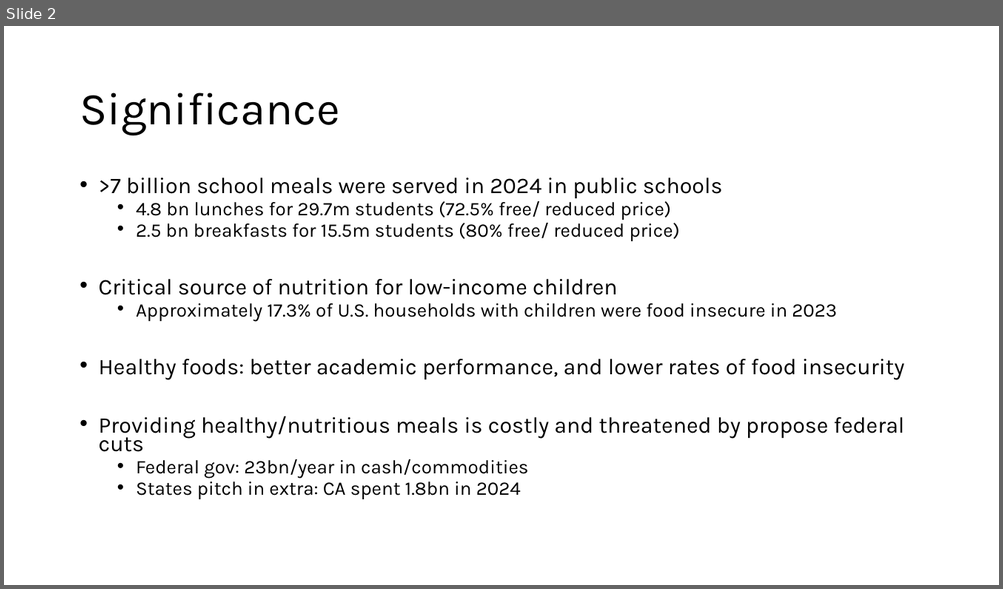
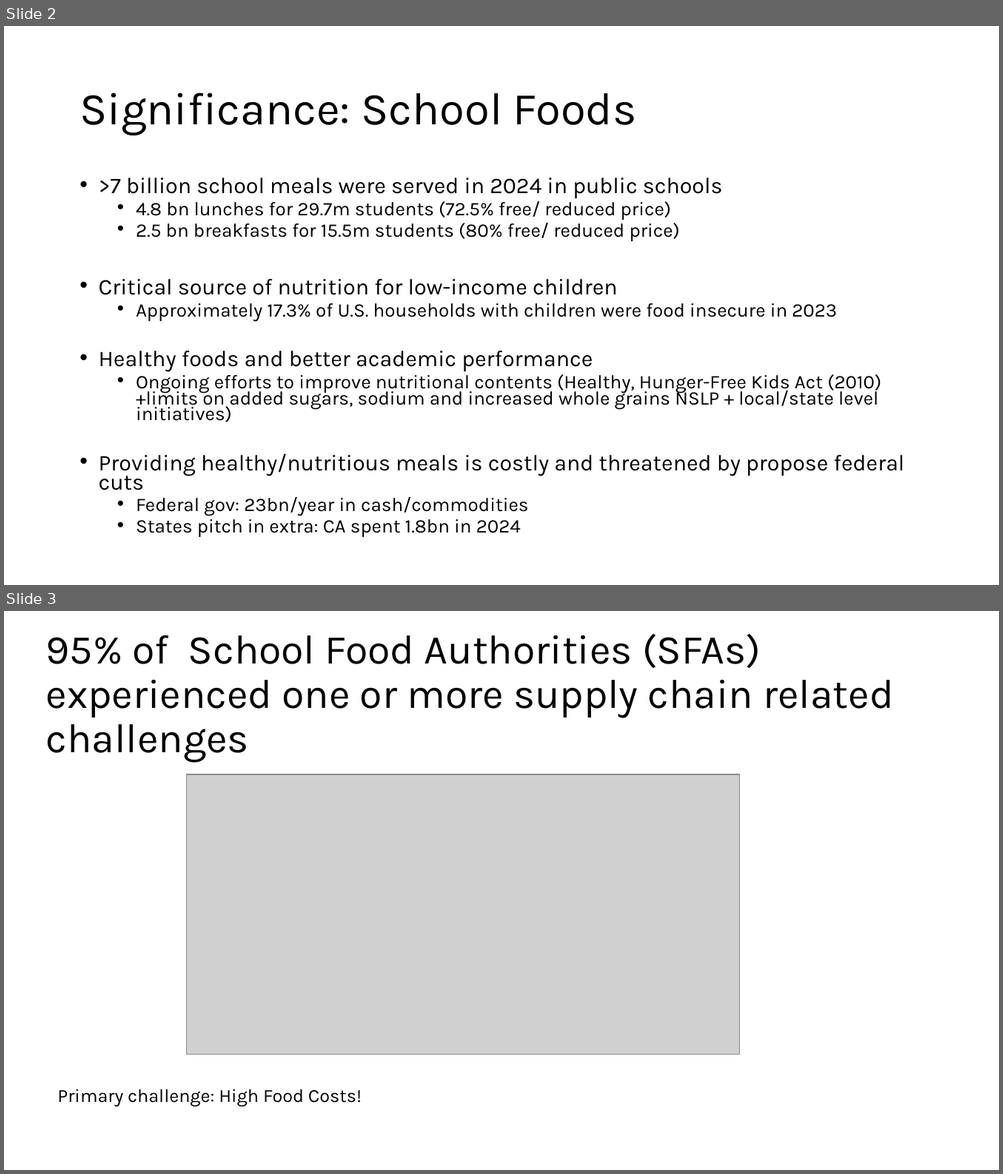
Before and after one commit to darionphan/obesitydata, a slide deck: Slides/SFP.pptx. Shown one above the other, each under a label of ours: slide 2 before the commit, slides 2 and 3 after it. The pictures are 1003x589 and 1003x1174 pixels, drawn with LibreOffice and Linux fonts; fonts in the diff are those of the drawing; grey boxes stand for pictures. Boxes give left, top, right and bottom in pixels: in the first picture for what was removed or moved away, otherwise in the second. Text is boxed around its words. In the diff, an @@ line names an element or a change of style, - is before the commit and + after.

```diff
--- a/Slides/SFP.pptx
+++ b/Slides/SFP.pptx
@@ slide 3 added at (4, 611, 999, 1170), background #FFFFFF @@
@@ title added at (46, 634, 894, 762), 39.6 pt, text #000000 @@
+95% of School Food Authorities (SFAs) experienced one or more supply chain related challenges
@@ picture added at (187, 775, 740, 1054) @@
@@ text added at (57, 1089, 361, 1107), 18 pt, text #000000 @@
+Primary challenge: High Food Costs!
@@ slide 2 changed as well @@
@@ title at (79, 93, 637, 136): text changed @@
-Significance
+Significance: School Foods
@@ text at (99, 351, 881, 423): text changed; size 21.7 to 18.6 pt @@
-• Healthy foods: better academic performance, and lower rates of food insecurity
+• Healthy foods and better academic performance
+  • Ongoing efforts to improve nutritional contents (Healthy, Hunger-Free Kids Act (2010) +limits on added sugars, sodium and increased whole grains NSLP + local/state level initiatives)
```
Also in this commit, not shown: 2 other slides changed, 11 other slides added.
